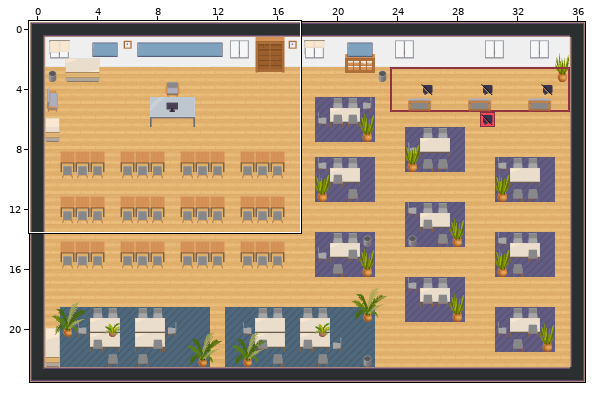
Tiled map (JSON) -- map.tmj. The picture above shows the old version from afar; the outline marks the close-up.
Close-up. Before the edit:
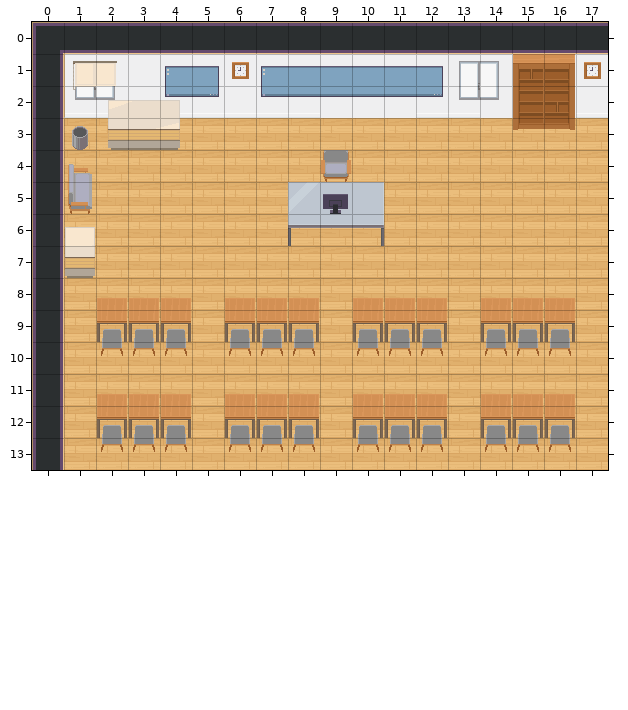
Cells are 32x32 px. Shown: x 0..17, y 0..13. The commit also changed other parts of the map, which this record leaves out.
The result:
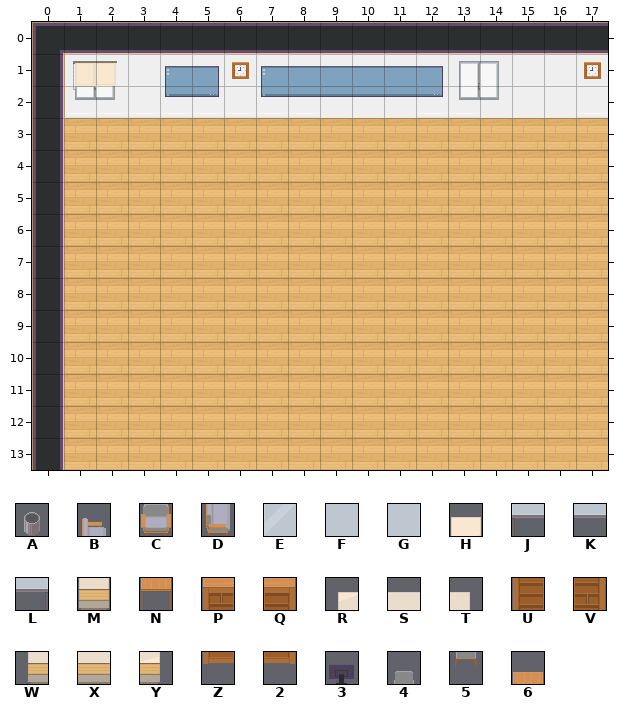
Key: from "Chunk 1": A 66, B 67, C 68, D 69, E 70, F 71, G 72, H 73, J 74, K 75, L 76, M 78, N 79, P 85, Q 86, R 90, S 91, T 92, U 94, V 95, W 99, X 100, Y 101, Z 102, 2 103, 3 106, 4 109, 5 110, 6 113.
_ is an empty cell.
From old to new:
{"where": "layer \"things\""}
{"y":3,"x":1,"old":"A","new":"_"}
{"y":4,"x":1,"old":"B","new":"_"}
{"y":4,"x":9,"old":"C","new":"_"}
{"y":5,"x":1,"old":"D","new":"_"}
{"y":5,"x":8,"old":"EFG","new":"___"}
{"y":6,"x":1,"old":"H","new":"_"}
{"y":6,"x":8,"old":"JKL","new":"___"}
{"y":7,"x":1,"old":"M","new":"_"}
{"y":9,"x":2,"old":"NNN","new":"___"}
{"y":9,"x":6,"old":"NNN","new":"___"}
{"y":9,"x":10,"old":"NNN","new":"___"}
{"y":9,"x":14,"old":"NNN","new":"___"}
{"y":12,"x":2,"old":"NNN","new":"___"}
{"y":12,"x":6,"old":"NNN","new":"___"}
{"y":12,"x":10,"old":"NNN","new":"___"}
{"y":12,"x":14,"old":"NNN","new":"___"}
{"where": "layer \"things2\""}
{"y":1,"x":15,"old":"PQ","new":"__"}
{"y":2,"x":2,"old":"RST","new":"___"}
{"y":2,"x":15,"old":"UV","new":"__"}
{"y":3,"x":2,"old":"WXY","new":"___"}
{"y":3,"x":15,"old":"Z2","new":"__"}
{"y":5,"x":9,"old":"3","new":"_"}
{"y":9,"x":2,"old":"444","new":"___"}
{"y":9,"x":6,"old":"444","new":"___"}
{"y":9,"x":10,"old":"444","new":"___"}
{"y":9,"x":14,"old":"444","new":"___"}
{"y":10,"x":2,"old":"555","new":"___"}
{"y":10,"x":6,"old":"555","new":"___"}
{"y":10,"x":10,"old":"555","new":"___"}
{"y":10,"x":14,"old":"555","new":"___"}
{"y":12,"x":2,"old":"444","new":"___"}
{"y":12,"x":6,"old":"444","new":"___"}
{"y":12,"x":10,"old":"444","new":"___"}
{"y":12,"x":14,"old":"444","new":"___"}
{"y":13,"x":2,"old":"555","new":"___"}
{"y":13,"x":6,"old":"555","new":"___"}
{"y":13,"x":10,"old":"555","new":"___"}
{"y":13,"x":14,"old":"555","new":"___"}
{"where": "layer \"floor_depth1\" (removed)"}
{"y":8,"x":2,"old":"666","new":"___"}
{"y":8,"x":6,"old":"666","new":"___"}
{"y":8,"x":10,"old":"666","new":"___"}
{"y":8,"x":14,"old":"666","new":"___"}
{"y":11,"x":2,"old":"666","new":"___"}
{"y":11,"x":6,"old":"666","new":"___"}
{"y":11,"x":10,"old":"666","new":"___"}
{"y":11,"x":14,"old":"666","new":"___"}
{"label":"removed","picture_box":[513,54,575,130]}
{"label":"removed","picture_box":[65,100,191,452]}
{"label":"removed","picture_box":[288,150,384,246]}
{"label":"removed","picture_box":[225,298,319,452]}
{"label":"removed","picture_box":[353,298,447,452]}
{"label":"removed","picture_box":[481,298,575,452]}
